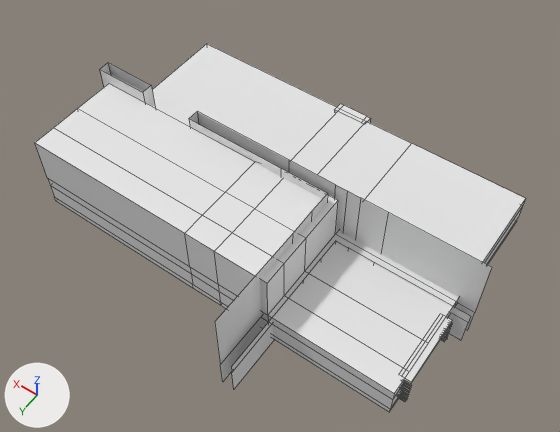
What one commit did to the FBX model Assets/Meshs/Level/modelos.fbx.
Before and after are seen from a camera (50 mm lens) standing at (-33.1, 47.1, 72.6) and looking at (-2.4, 4.2, 5.2). Every picture has the same lights, and +X, +Y and +Z are marked at lower left. Mesh edges are drawn as thin lines.

Names of what the first picture shows: 'Deposito'.
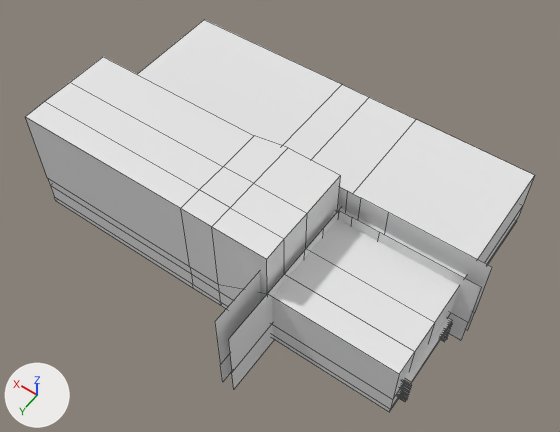
Pixel boxes (x1, y1, x2, y2) of what changed, in the pictures (560 x 432 px; the box of a moved part takes in the faces that stretch with it):
```json
{"object": "Deposito", "change": "reshaped", "before": [35, 44, 525, 412], "after": [25, 20, 535, 412], "on screen": "7% taller"}
{"part": 1, "of": "me_deposito", "change": "moved or reshaped", "before": [35, 44, 525, 396], "after": [25, 20, 535, 396]}
{"part": 2, "of": "me_deposito", "change": "moved or reshaped", "before": [231, 241, 470, 372], "after": [229, 210, 481, 372]}
```

Scene script edits in JSON lines:
```json
{"block": "me_deposito", "where": "# used by ob_deposito; location = (0.0, 0.0, 0.0)"}
{"op": "remove", "block": "me_deposito", "code": "me_deposito.from_pydata(...)  # 328 vertices, 280 faces; spans x -25.3..24.2, y -14.7..21.5, z -0.6..11.8"}
{"op": "add", "block": "me_deposito", "code": "me_deposito.from_pydata(...)  # 328 vertices, 280 faces; spans x -25.3..24.2, y -14.7..21.5, z -0.6..14.2"}
{"block": "me_deposito", "change": "me_deposito part 1: 32 of the vertices in x -23.2..23.2, y -14.7..14.7, z 4.2..10.1 are moved by (0.0, 0.0, 4.0)"}
{"block": "me_deposito", "change": "me_deposito part 2: all 7 vertices in x -25.3..-9.0, y 2.9..21.5, z 4.4 are moved by (0.0, 0.0, 5.4)"}
```
